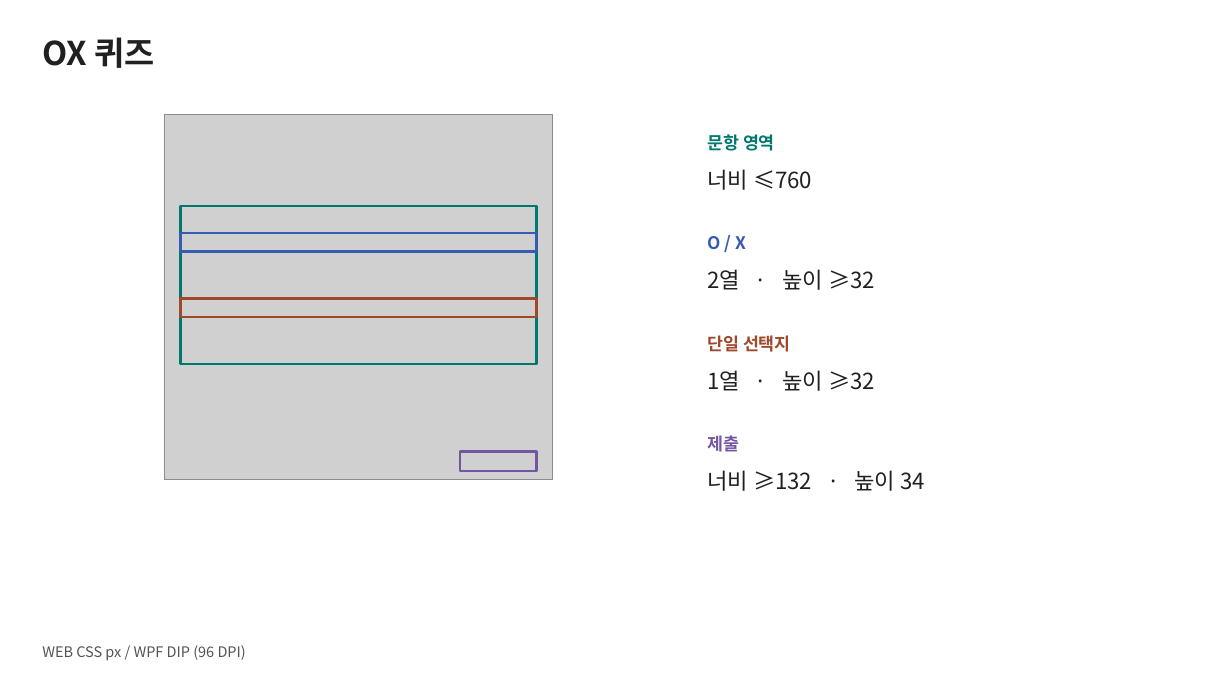
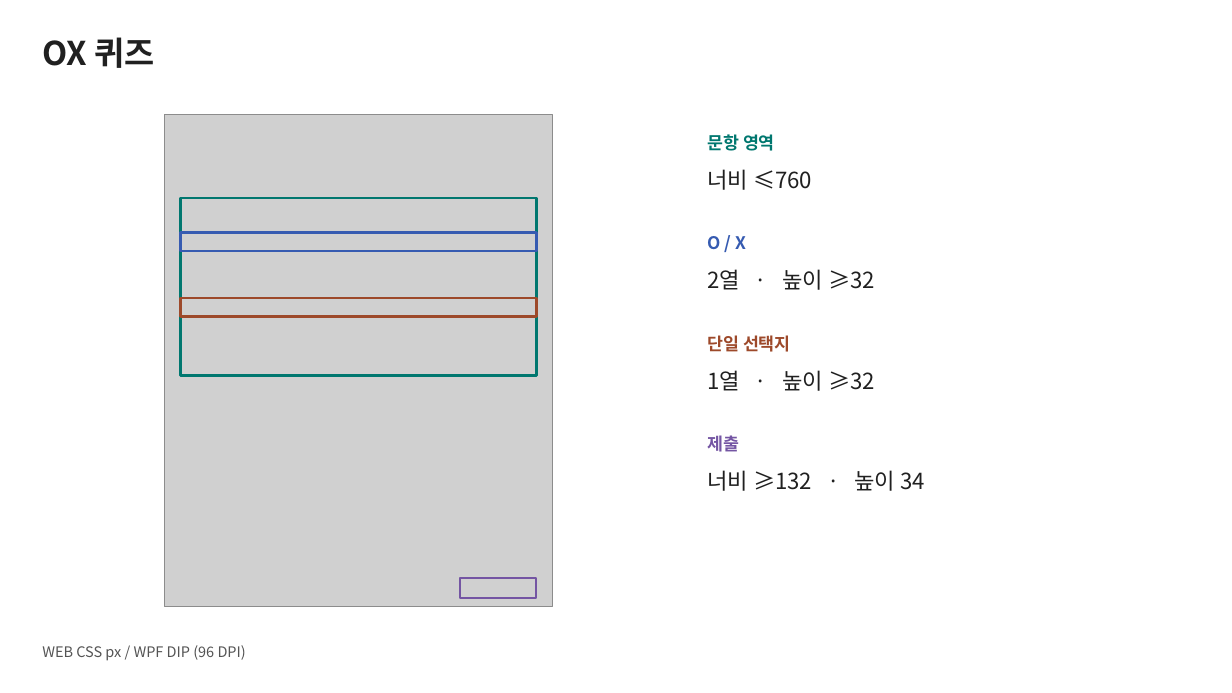
Before and after one commit to ok-sy/WPF_WindowsPopupWithC_proto, a slide deck: slide 7 of docs/design/61_popup_layout_guide/공통 팝업 UI 가이드 · WEB과 WPF.pptx. Drawn at 1232x693 pixels with LibreOffice and Linux fonts; fonts in the diff are those of the drawing; grey boxes stand for pictures. Boxes give left, top, right and bottom in pixels: in the first picture for what was removed or moved away, otherwise in the second. Text is boxed around its words. In the diff, an @@ line names an element or a change of style, - is before the commit and + after.

```diff
--- a/docs/design/61_popup_layout_guide/공통 팝업 UI 가이드 · WEB과 WPF.pptx
+++ b/docs/design/61_popup_layout_guide/공통 팝업 UI 가이드 · WEB과 WPF.pptx
@@ picture: place and size @@
-picture at [165, 115, 553, 480]
+picture at [165, 115, 553, 607]
@@ rectangle: place and size @@
-rectangle at [180, 206, 536, 363]
+rectangle at [181, 199, 537, 376]
@@ rectangle: place and size @@
-rectangle at [460, 452, 537, 471]
+rectangle at [460, 579, 536, 598]
```
Also in this commit, not shown: 6 other slides changed, 2 other files.
